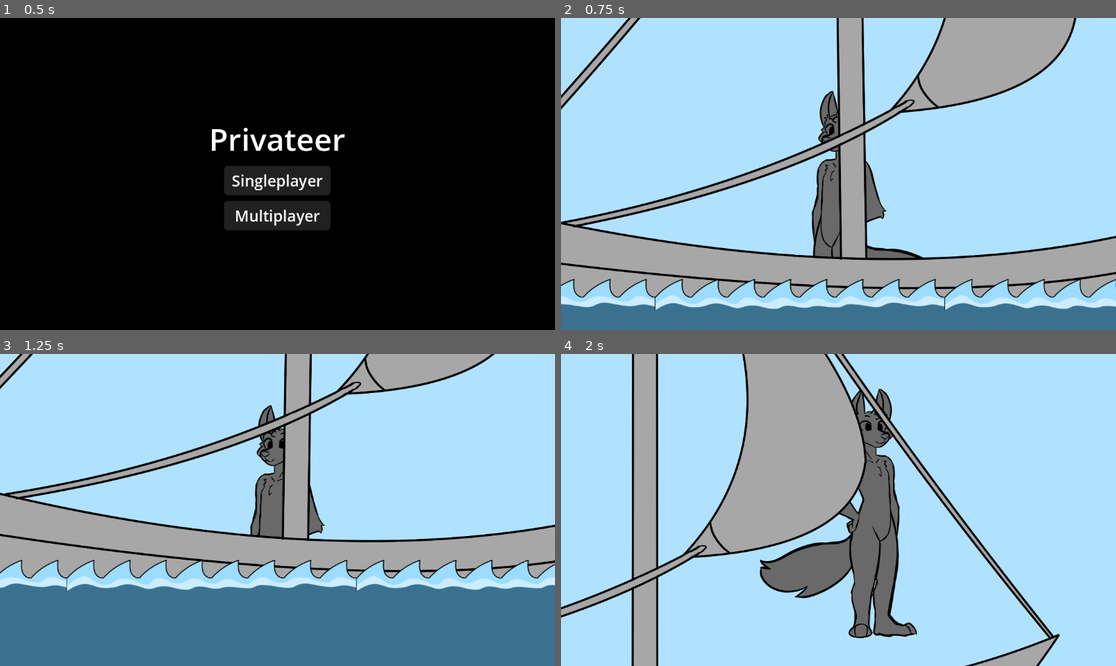
Above: before the commit, frames 1-4 (two rows, left to right).
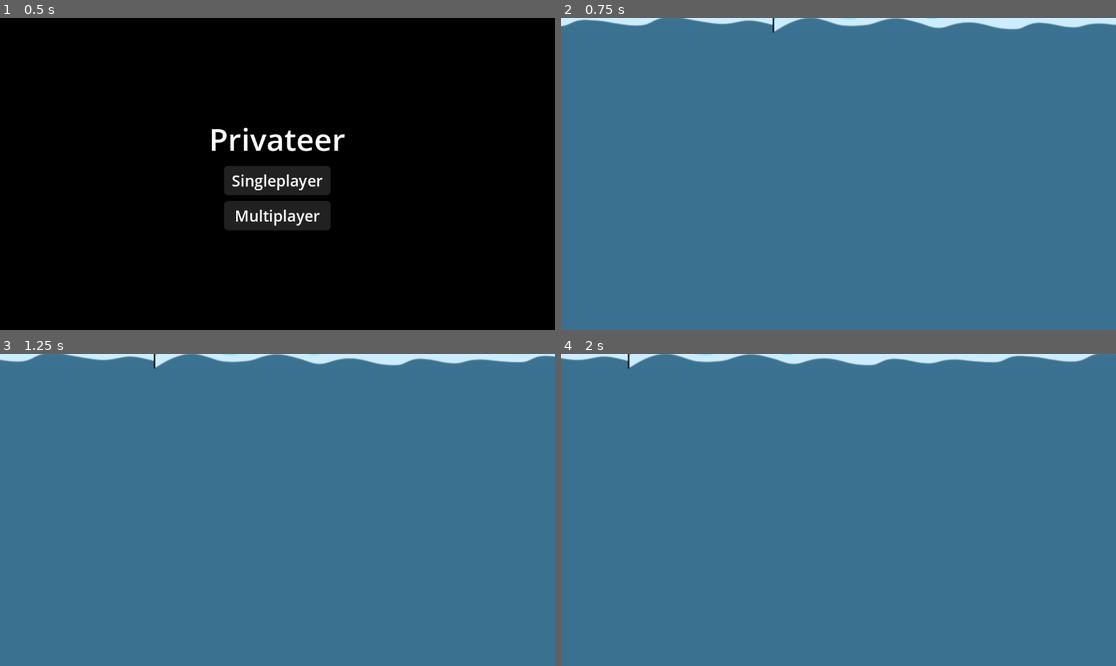
Above: after the commit, the same moments.

Repository: Changryy/Privateer
Game: Godot game, scene res://Game/Menu/Menu.tscn
Two runs of this game, one before a commit and one after it. Both use one fixed random seed, a clock stepped at 60 frames per second and the inputs below.
Inputs (mouse positions are in pixels of both pictures, inside the frame that each line leads up to):
- Up to frame 1 (0.5 s): no input
- Up to frame 2 (0.75 s): click "Singleplayer" at 0.5 s
- Up to frame 3 (1.25 s): no input
- Up to frame 4 (2 s): move the mouse to (960, 494) at 1.27 s; press the mouse at (960, 494) at 1.28 s; hold D (right) from 1.28 s (still down); tap Space (jump) at 1.52 s

Frame 1 is identical in both runs. In frame 2, 92% of the frame differs, in the area x 0-100%, y 0-94%; in frame 3, 75%; in frame 4, 100%, in the area x 0-100%, y 0-100%.
Error after the commit: Invalid access to property or key 'gamespace' on a base object of type 'Node (World.gd)'. (res://Game/Global/Subsystems/Sync/Sync.gd:74)

Commit message:
Started implementing gamespaces

Diff:
--- a/Game/Global/Subsystems/Relay.gd
+++ b/Game/Global/Subsystems/Relay.gd
@@ -17,3 +17,22 @@
 func sync_ship(rotation: float) -> void:
 	if is_instance_valid(World.ship):
 		World.ship.sync(rotation)
+
+
+
+## Called when a node is added to a gamespace and is meant to sync that addition with the clients
+func added(node: Node, gamespace: Gamespace) -> void:
+	var type := &"Invalid"
+	if node is Player: type = &"Player"
+
+	var data = {
+		gamespace = gamespace.id,
+		type = type
+	}
+
+
+
+@rpc("authority", "call_remote", "reliable")
+func sync_addition(data: Dictionary) -> void:
+	var gamespace := World.get_gamespace(data.gamespace)
+	if is_instance_valid(gamespace): gamespace.add_()
--- a/Game/Global/Subsystems/Sync/Sync.gd
+++ b/Game/Global/Subsystems/Sync/Sync.gd
@@ -65,10 +65,10 @@
 func loaded() -> void:
 	var player := Preloads.player.instantiate()
 	player.name = str(multiplayer.get_remote_sender_id())
-	%Players.add_child(player)
+	World.gamespace.add(player)
 
 
 
 func singleplayer() -> void:
 	var player := Preloads.player.instantiate()
-	%Players.add_child(player)
+	World.gamespace.add(player)
--- a/Game/Global/Subsystems/World.gd
+++ b/Game/Global/Subsystems/World.gd
@@ -19,3 +19,6 @@
 func get_spawnpoint() -> Vector2:
 	if is_instance_valid(spawnpoint): return spawnpoint.position
 	return Vector2.ZERO
+
+func get_gamespace(id: int) -> Gamespace:
+	return Gamespace.new()
--- /dev/null
+++ b/Game/World/Gamespace/Gamespace.gd
@@ -0,0 +1,26 @@
+extends Area2D
+class_name Gamespace
+
+enum Nodes {
+	player,
+	ship
+}
+
+var hitbox := CollisionPolygon2D.new()
+var viewport := SubViewport.new()
+var sprite := Sprite2D.new()
+
+
+func _ready() -> void:
+	add_child(hitbox)
+	add_child(viewport)
+	add_child(sprite)
+	sprite.texture = viewport.get_texture()
+
+
+func add(node: Node) -> void:
+	viewport.add_child(node)
+	if Sync.is_connected: Relay.added(node, self)
+
+func create(data: Dictionary) -> void:
+	pass
